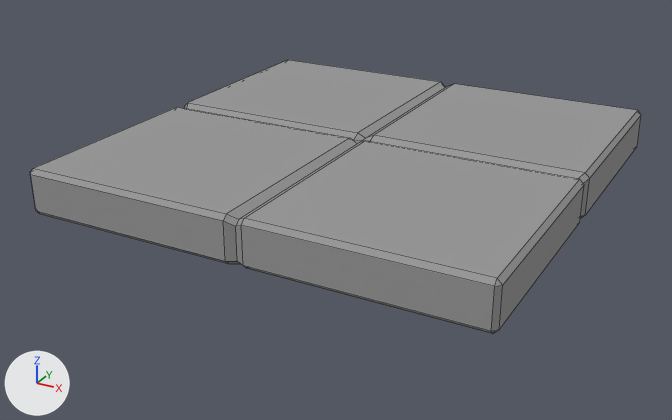
The Blender file tiles/templates/floor_2x2.blend as it was, and as the next commit left it.
Both versions are drawn from a 50 mm lens placed at (1.78, -3.47, 1.35), pointed at (-0.06, -0.12, -0.32). Arrows for +X, +Y and +Z are at lower left; the lights stay in place. Mesh edges are drawn as thin lines.

The older version as bpy lines, for what is in view:
```python
me_cube = bpy.data.meshes.new('Cube')
me_cube.from_pydata(...)  # 90 vertices, 92 faces; spans x -1.0..1.0, y -1.0..1.0, z -0.2..0.0
me_cube.materials.append(mat_material)  # grey #9b9b9b
ob_cube = bpy.data.objects.new('Cube', me_cube)
ob_cube.location = (0.0, 0.0, 0.0)
```
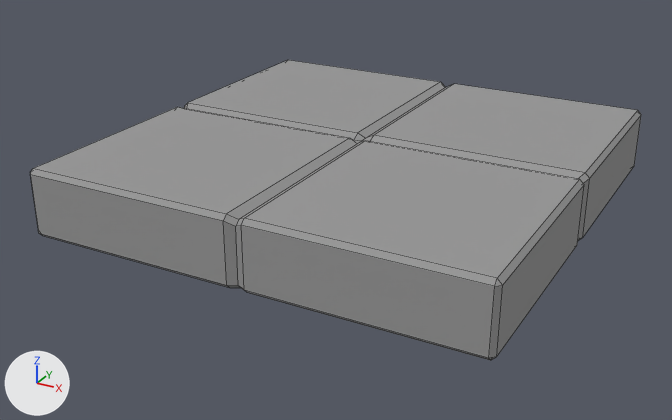
Where the change shows, as pixel boxes [x1, y1, x2, y2] in the pictures (672 x 420 px; the box of a moved part takes in the faces that stretch with it):
'Cube', reshaped (9% taller): before [30, 60, 641, 334]; after [30, 60, 641, 360]
part 1 of me_cube, moved or reshaped: before [30, 116, 641, 334]; after [30, 116, 641, 360]

The change, as a diff of the scene's bpy script:
```diff
--- a/tiles/templates/floor_2x2.blend.py
+++ b/tiles/templates/floor_2x2.blend.py
@@ me_cube @@
 me_cube.from_pydata(...)  # 90 vertices, 92 faces; spans x -1.0..1.0, y -1.0..1.0, z -0.2..0.0
 # used by ob_cube; location = (0.0, 0.0, 0.0)
+# me_cube part 1: all 45 vertices in x -1.0..1.0, y -1.0..1.0, z -0.2..-0.18 are moved by (0.0, 0.0, -0.1)
 me_cube.materials.append(mat_material)
```
